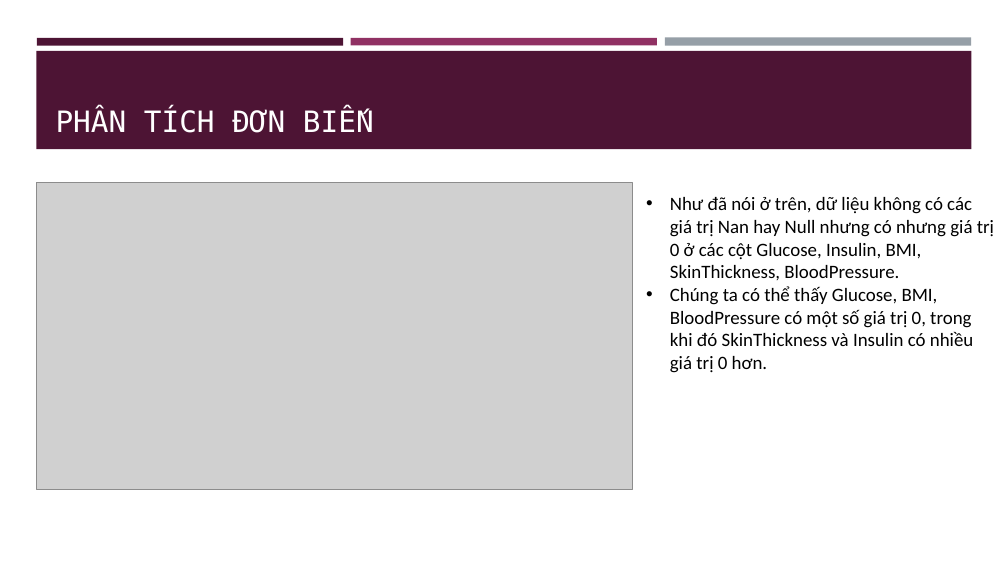
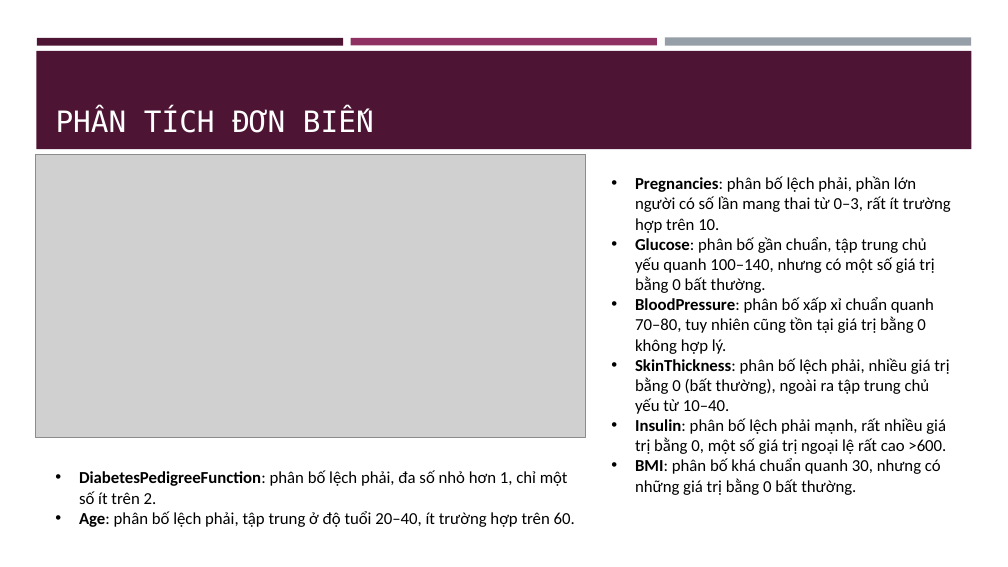
Before and after one commit to NgThanhNhanf/machine_learning, a slide deck: slide 15 of code/practice/lab04/EDA_Bao_cao.pptx (slide 10 before the commit). Drawn at 1008x567 pixels with LibreOffice and Linux fonts; fonts in the diff are those of the drawing; grey boxes stand for pictures. Boxes give left, top, right and bottom in pixels: in the first picture for what was removed or moved away, otherwise in the second. Text is boxed around its words. In the diff, an @@ line names an element or a change of style, - is before the commit and + after.

```diff
--- a/code/practice/lab04/EDA_Bao_cao.pptx
+++ b/code/practice/lab04/EDA_Bao_cao.pptx
@@ picture: place and size @@
-picture at (36,182,632,489)
+picture at (36,154,586,438)
@@ text added at (635,176,951,495), 16 pt, text #000000 @@
+• Pregnancies: phân bố lệch phải, phần lớn người có số lần mang thai từ 0–3, rất ít trường hợp trên 10.
+• Glucose: phân bố gần chuẩn, tập trung chủ yếu quanh 100–140, nhưng có một số giá trị bằng 0 bất thường.
+• BloodPressure: phân bố xấp xỉ chuẩn quanh 70–80, tuy nhiên cũng tồn tại giá trị bằng 0 không hợp lý.
+• SkinThickness: phân bố lệch phải, nhiều giá trị bằng 0 (bất thường), ngoài ra tập trung chủ yếu từ 10–40.
+• Insulin: phân bố lệch phải mạnh, rất nhiều giá trị bằng 0, một số giá trị ngoại lệ rất cao >600.
+• BMI: phân bố khá chuẩn quanh 30, nhưng có những giá trị bằng 0 bất thường.
@@ text removed at (670,197,994,373) @@
-• Như đã nói ở trên, dữ liệu không có các giá trị Nan hay Null nhưng có nhưng giá trị 0 ở các cột Glucose, Insulin, BMI, SkinThickness, BloodPressure.
-• Chúng ta có thể thấy Glucose, BMI, BloodPressure có một số giá trị 0, trong khi đó SkinThickness và Insulin có nhiều giá trị 0 hơn.
@@ text added at (79,470,575,527), 16 pt, text #000000 @@
+• DiabetesPedigreeFunction: phân bố lệch phải, đa số nhỏ hơn 1, chỉ một số ít trên 2.
+• Age: phân bố lệch phải, tập trung ở độ tuổi 20–40, ít trường hợp trên 60.
```
Also in this commit, not shown: 5 other slides changed, 14 slides added, 1 slide removed, 22 other files.
